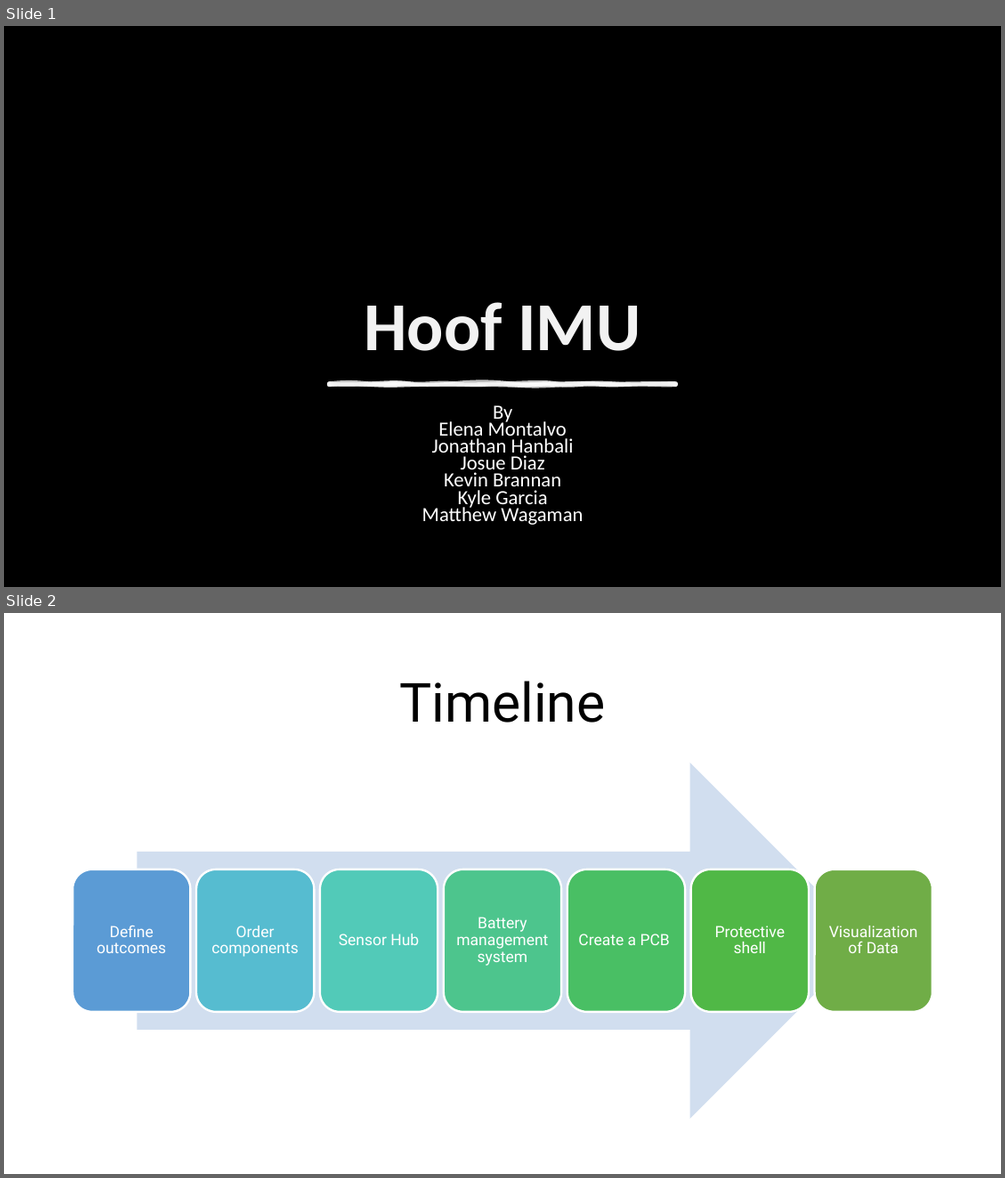
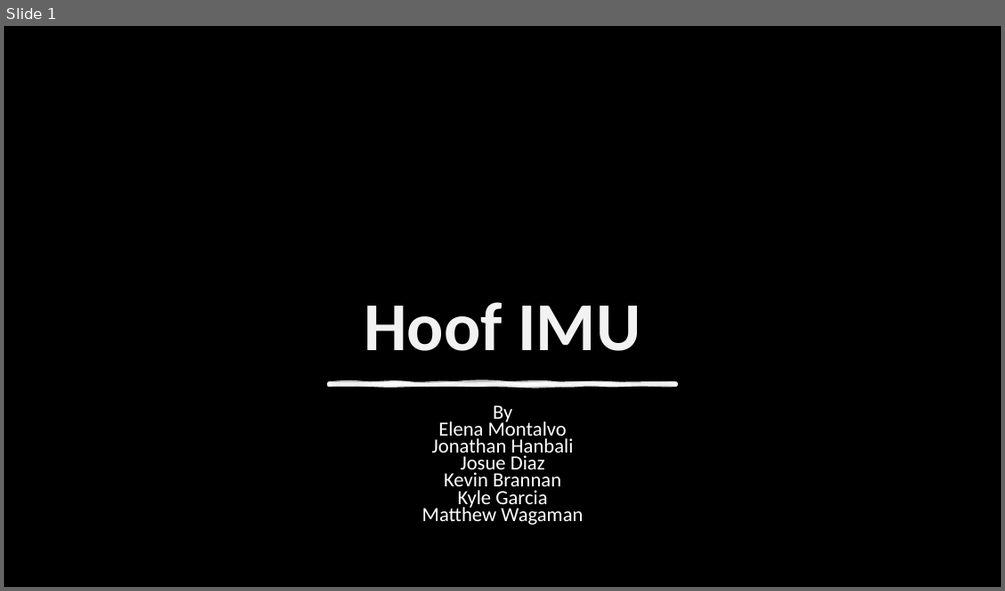
Before and after one commit to kyobg/HOOF-IMU, a slide deck: SDP_Summer_Progress.pptx. Shown one above the other, each under a label of ours: slides 1 and 2 before the commit, slide 1 after it. The pictures are 1005x1178 and 1005x591 pixels, drawn with LibreOffice and Linux fonts; fonts in the diff are those of the drawing; background and template pictures are left out. Boxes give left, top, right and bottom in pixels: in the first picture for what was removed or moved away, otherwise in the second. Text is boxed around its words. In the diff, an @@ line names an element or a change of style, - is before the commit and + after.

Commit message:
added new data file and added updated presentation

```diff
--- a/SDP_Summer_Progress.pptx
+++ b/SDP_Summer_Progress.pptx
@@ slide 2 removed at <box>4,613,1001,1174</box>, background #FFFFFF @@
@@ title removed at <box>399,681,605,722</box> @@
-Timeline
@@ group removed at <box>73,763,933,1119</box>: 7 rounded rectangles, 7 texts, 1 right arrow @@
-Define outcomes
-Order components
-Sensor Hub
-Battery management system
-Create a PCB
-Protective shell
-Visualization of Data
```
Also in this commit, not shown: 1 slide changed, 5 slides added, 15 other slides removed, 5 other files.
